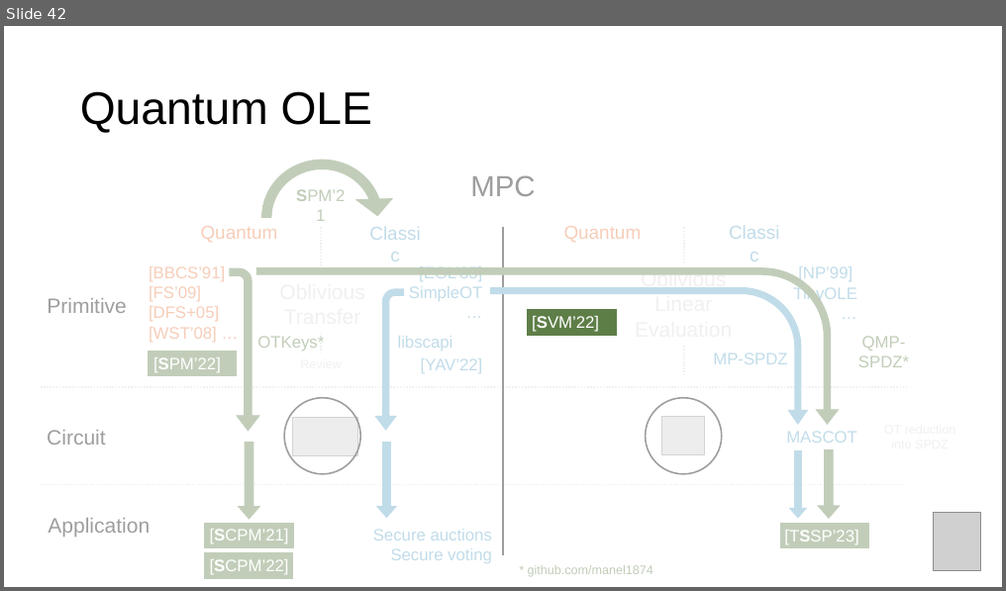
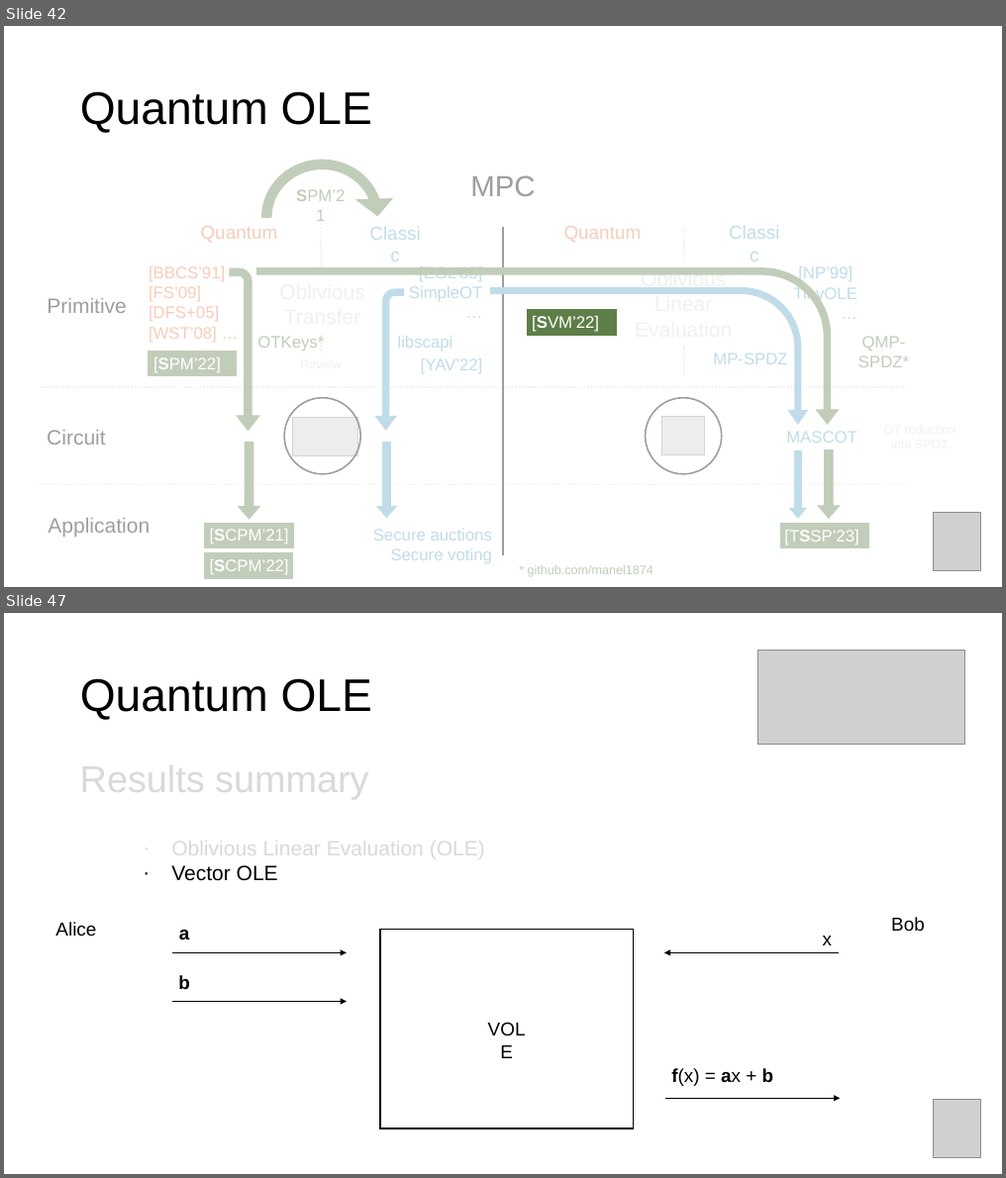
Before and after one commit to manel1874/PhD-thesis, a slide deck: thesis_defense/Thesis_presentation.pptx. Shown one above the other, each under a label of ours: slide 42 before the commit, slides 42 and 47 after it; the slides between them are not shown. The pictures are 1006x591 and 1006x1178 pixels, drawn with LibreOffice and Linux fonts; fonts in the diff are those of the drawing; grey boxes stand for pictures. Boxes give left, top, right and bottom in pixels: in the first picture for what was removed or moved away, otherwise in the second. Text is boxed around its words. In the diff, an @@ line names an element or a change of style, - is before the commit and + after.

```diff
--- a/thesis_defense/Thesis_presentation.pptx
+++ b/thesis_defense/Thesis_presentation.pptx
@@ slide 47 added at bbox=[4, 613, 1002, 1174], background #FFFFFF @@
@@ picture added at bbox=[757, 650, 965, 744] @@
@@ title added at bbox=[80, 678, 372, 720], 44 pt, text #000000 @@
+Quantum OLE
@@ text added at bbox=[80, 759, 368, 800], 36 pt, text #D9D9D9 @@
+Results summary
@@ text added at bbox=[171, 838, 485, 881], 20 pt, text #D9D9D9 @@
+∙ Oblivious Linear Evaluation (OLE)
+∙ Vector OLE
@@ text added at bbox=[55, 922, 96, 936], 18 pt, text #000000 @@
+Alice
@@ text added at bbox=[179, 930, 190, 940], 18 pt, text #000000, bold @@
+a
@@ rectangle added at bbox=[380, 930, 633, 1129], outline #000000 1.5 pt @@
@@ text added at bbox=[823, 936, 832, 946], 18 pt, text #000000 @@
+x
@@ text added at bbox=[891, 917, 925, 932], 18 pt, text #000000 @@
+Bob
@@ arrow added from (172, 953) to (347, 953), #000000 1.5 pt @@
@@ arrow added from (839, 953) to (664, 953), #000000 1.5 pt @@
@@ text added at bbox=[178, 975, 190, 989], 18 pt, text #000000, bold @@
+b
@@ arrow added from (172, 1001) to (347, 1001), #000000 1.5 pt @@
@@ text added at bbox=[475, 1014, 539, 1045], 18 pt, text #000000 @@
+VOLE
@@ text added at bbox=[671, 1068, 774, 1086], 18 pt, text #000000 @@
+f(x) = ax + b
@@ arrow added from (665, 1099) to (841, 1099), #000000 1.5 pt @@
@@ picture added at bbox=[934, 1100, 982, 1157] @@
```
Also in this commit, not shown: 2 slides changed, 11 other slides added, 5 other files.
